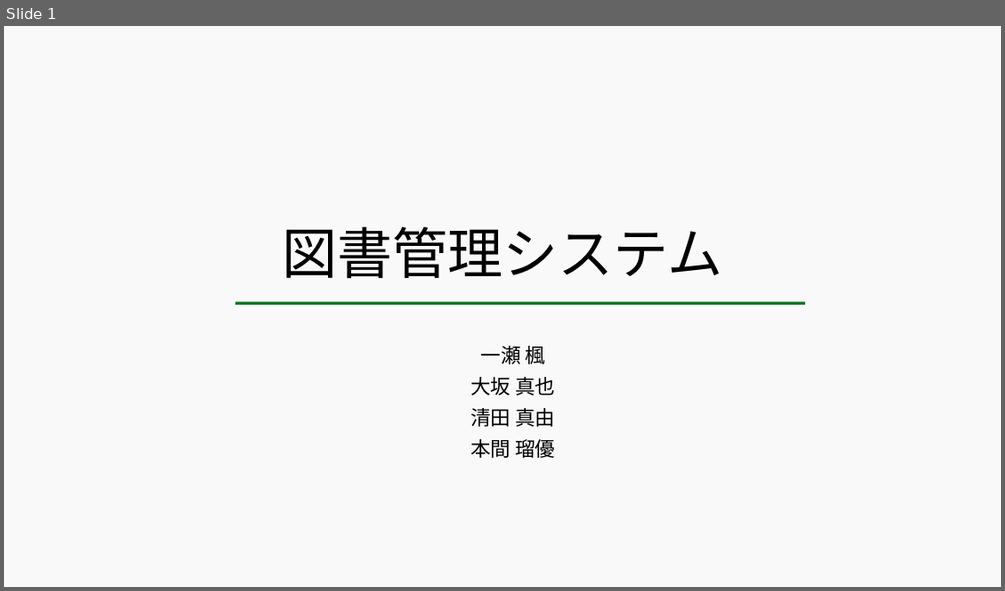
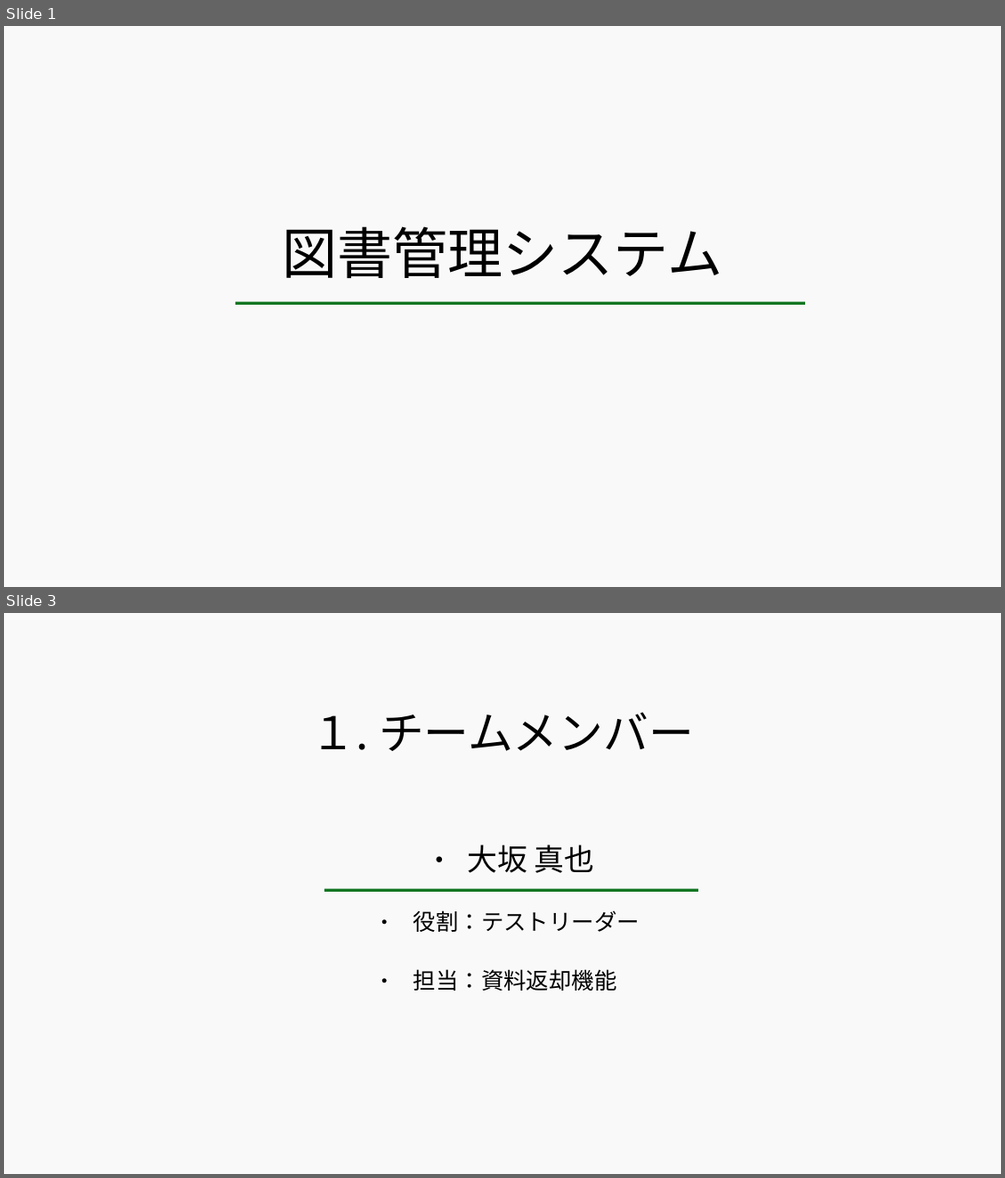
Before and after one commit to 2022java42-student008/LibraryProject, a slide deck: 図書管理システム - コピー.odp. Shown one above the other, each under a label of ours: slide 1 before the commit, slides 1 and 3 after it; the slides between them are not shown. The pictures are 1005x591 and 1005x1178 pixels, drawn with LibreOffice and Linux fonts; fonts in the diff are those of the drawing. Boxes give left, top, right and bottom in pixels: in the first picture for what was removed or moved away, otherwise in the second. Text is boxed around its words. In the diff, an @@ line names an element or a change of style, - is before the commit and + after.

```diff
--- a/図書管理システム - コピー.odp
+++ b/図書管理システム - コピー.odp
@@ slide 3 added at bbox=[4, 613, 1001, 1174], background #FFFFFF @@
@@ rectangle added at bbox=[4, 613, 1001, 1174], fill #EEEEEE at 35% opacity @@
@@ title added at bbox=[311, 712, 694, 751], 36 pt, text #000000 @@
+１. チームメンバー
@@ text added at bbox=[467, 844, 595, 873], 24 pt, text #000000 @@
+● 大坂 真也
@@ line added from (324, 890) to (699, 890), #127622 2.3 pt @@
@@ text added at bbox=[413, 910, 639, 990], 18 pt, text #000000 @@
+● 役割：テストリーダー
+● 担当：資料返却機能
@@ slide 1 changed as well @@
@@ subtitle removed at bbox=[470, 346, 555, 458] @@
-一瀬 楓
-大坂 真也
-清田 真由
-本間 瑠優
```
Also in this commit, not shown: 6 other slides changed, 3 other slides added.
